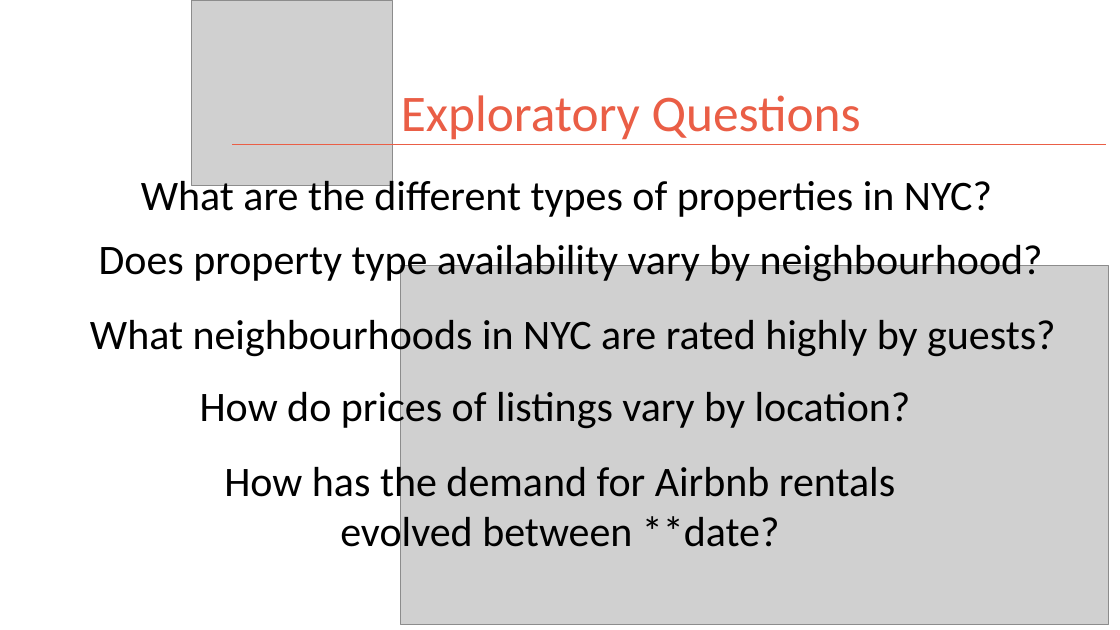
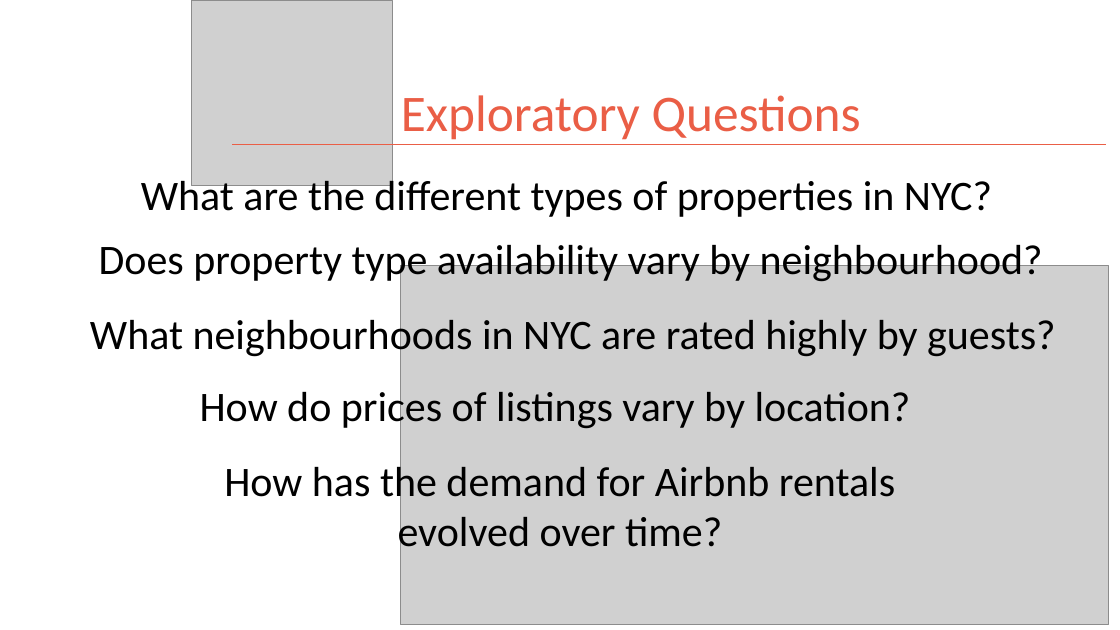
Before and after one commit to kman4/Airbnb_analysis_NYC, a slide deck: slide 3 of Airbnb NYC Analysis Presentation Deck.pptx. Drawn at 1120x630 pixels with LibreOffice and Linux fonts; fonts in the diff are those of the drawing; grey boxes stand for pictures. Boxes give left, top, right and bottom in pixels: in the first picture for what was removed or moved away, otherwise in the second. Text is boxed around its words. In the diff, an @@ line names an element or a change of style, - is before the commit and + after.

```diff
--- a/Airbnb NYC Analysis Presentation Deck.pptx
+++ b/Airbnb NYC Analysis Presentation Deck.pptx
@@ text at (x1=224, y1=461, x2=895, y2=557): text changed @@
-How has the demand for Airbnb rentals evolved between **date?
+How has the demand for Airbnb rentals evolved over time?
```
Also in this commit, not shown: 8 other slides changed, 7 slides added, 2 slides removed.
